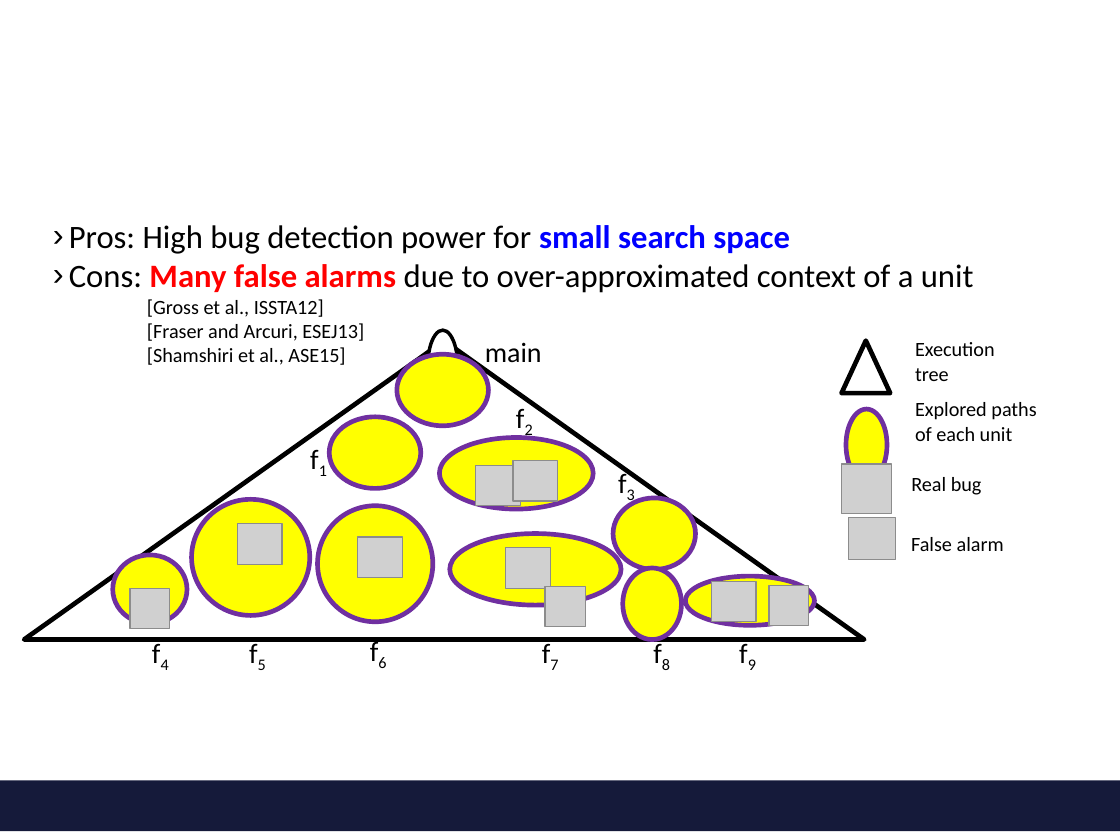
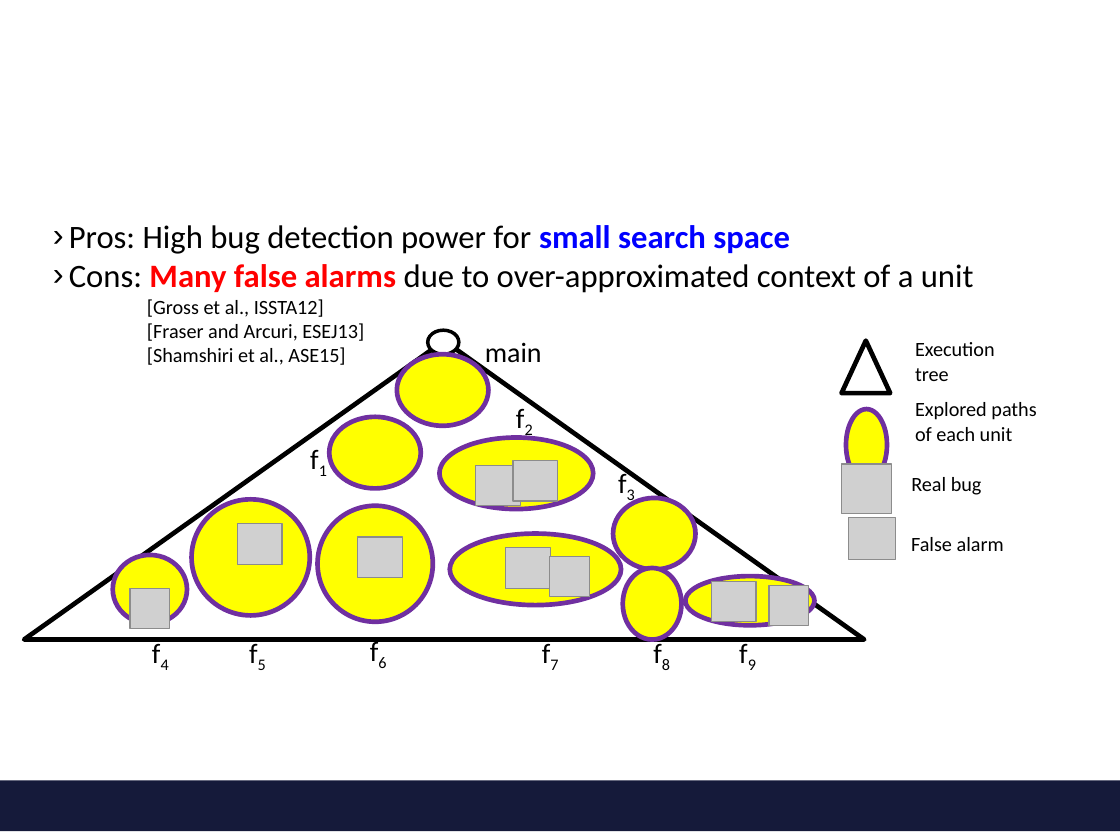
Before and after one commit to swtv-kaist/cs350-fall25, a slide deck: slide 15 of slides/lec21-ch11-testing-OOSE.ppt (slide 16 before the commit). Drawn at 1120x840 pixels with LibreOffice and Linux fonts; fonts in the diff are those of the drawing; grey boxes stand for pictures; background and template pictures are left out. Boxes give left, top, right and bottom in pixels: in the first picture for what was removed or moved away, otherwise in the second. Text is boxed around its words. In the diff, an @@ line names an element or a change of style, - is before the commit and + after.

```diff
--- a/slides/lec21-ch11-testing-OOSE.ppt
+++ b/slides/lec21-ch11-testing-OOSE.ppt
@@ ellipse: place and size @@
-ellipse at <box>428,330,458,402</box>
+ellipse at <box>428,330,459,355</box>
@@ picture: place and size @@
-picture at <box>545,586,586,626</box>
+picture at <box>549,557,589,597</box>
```
Also in this commit, not shown: 9 other slides changed, 1 slide removed, 1 other file.
